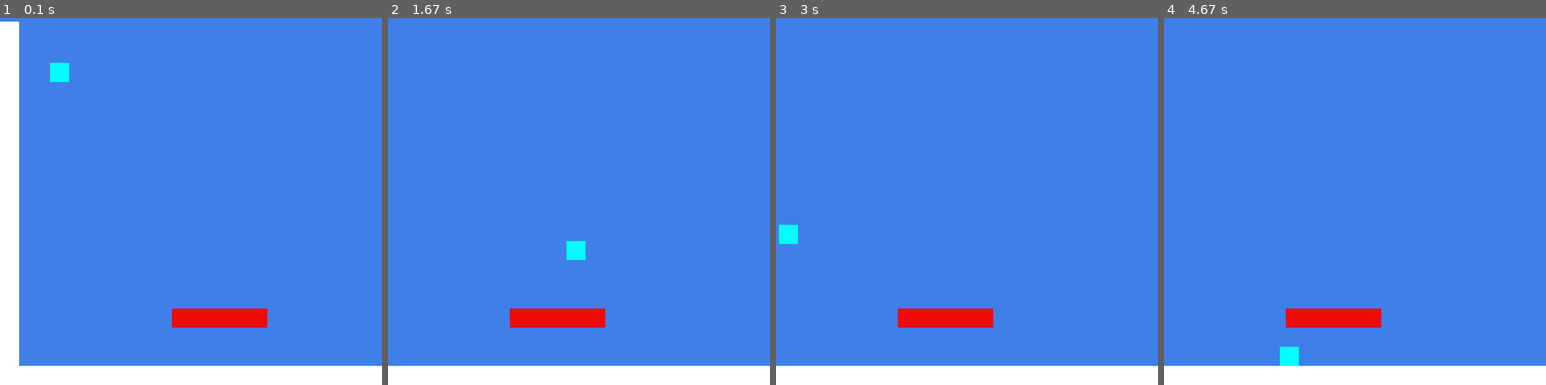
Above: before the commit, frames 1-4 (left to right).
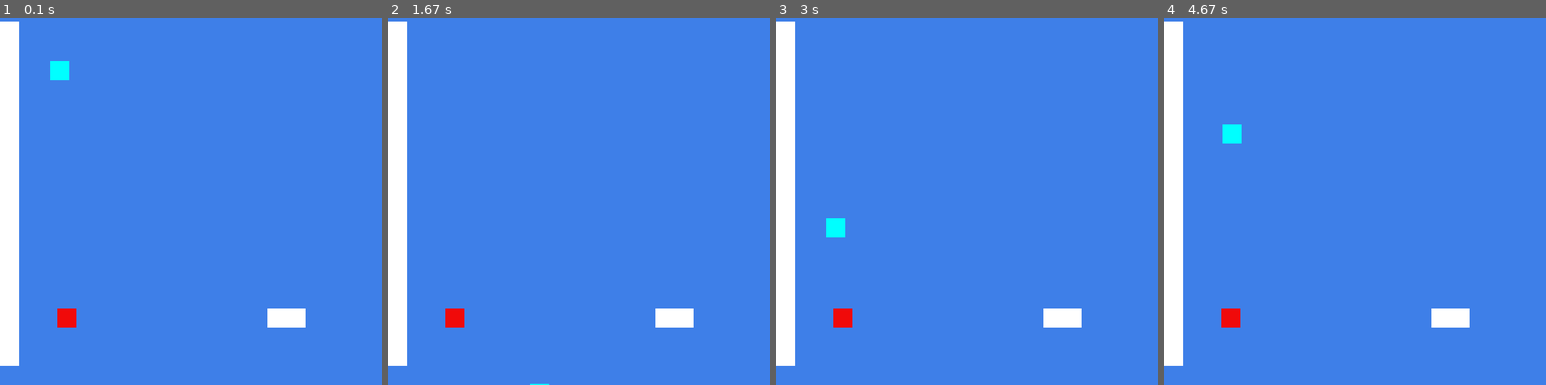
Above: after the commit, the same moments.

Repository: DigitalMiguel/WIT1-PyGame
Game: pygame game, started from platformer.py
The game is run twice, just before and just after one commit, with the same random seed, the same clock (stepped at 60 frames per second) and the same inputs.
Inputs:
- Up to frame 1 (0.1 s): no input
- Up to frame 2 (1.67 s): hold Right 0.33-0.8 s; hold Up 0.83-1.13 s; hold Right 1.17-1.63 s
- Up to frame 3 (3 s): hold Left 1.67-2.2 s; hold Left 2.23-2.63 s; hold Up from 2.67 s (still down)
- Up to frame 4 (4.67 s): release Up at 3.03 s; hold Right 3.07-3.7 s; hold Left 3.73-4.2 s; hold Right from 4.23 s (still down)

The runs differ from the first frame. In frame 1, 7.3% of the frame differs, in the area x 0-100%, y 11-100%; in frame 2, 12%; in frame 3, 12%; in frame 4, 13%, in the area x 0-100%, y 0-100%.

Commit message:
7/9 Complete

Diff:
--- a/gameObjects.py
+++ b/gameObjects.py
@@ -56,6 +56,7 @@
                 wall.rect.x -= self.change_x
                 self.rect.x = 299
 
+        # Don't move past left threshold
         if self.rect.x <= 0:
             self.rect.x = 0
 
@@ -68,15 +69,12 @@
             for wall in self.localWalls:
                 wall.reset()
 
-
-
-
     def calcGrav(self):
 
         if self.change_y == 0:
-            self.change_y = 3
+            self.change_y = 2
         else :
-            self.change_y = self.change_y + .8
+            self.change_y = self.change_y + .9
 
     def goLeft(self):
         self.change_x = -7
--- a/platformer.py
+++ b/platformer.py
@@ -46,19 +46,19 @@
             "W                                                           ",
             "W                                                           ",
             "W                                                           ",
+            "W                                  W                 R      ",
             "W                                                           ",
             "W                                                           ",
+            "W                                           W               ",
             "W                                                           ",
             "W                                                           ",
+            "W                                 W                         ",
             "W                                                           ",
             "W                                                           ",
-            "W                                          WWWWWWW          ",
+            "W  R          WW          WW                                ",
             "W                                                           ",
             "W                                                           ",
-            "W        RRRRR               WWWWWWW                        ",
-            "W                                                           ",
-            "W                                                           ",
-            "WWWWWWWWWWWWWWWWWWWWWWWWWWWWWWWWWWWWWWWWWWWWWWWWWWWWWWWWWWWW"]
+            "                                                            "]
 
 x = 0
 y = 0
